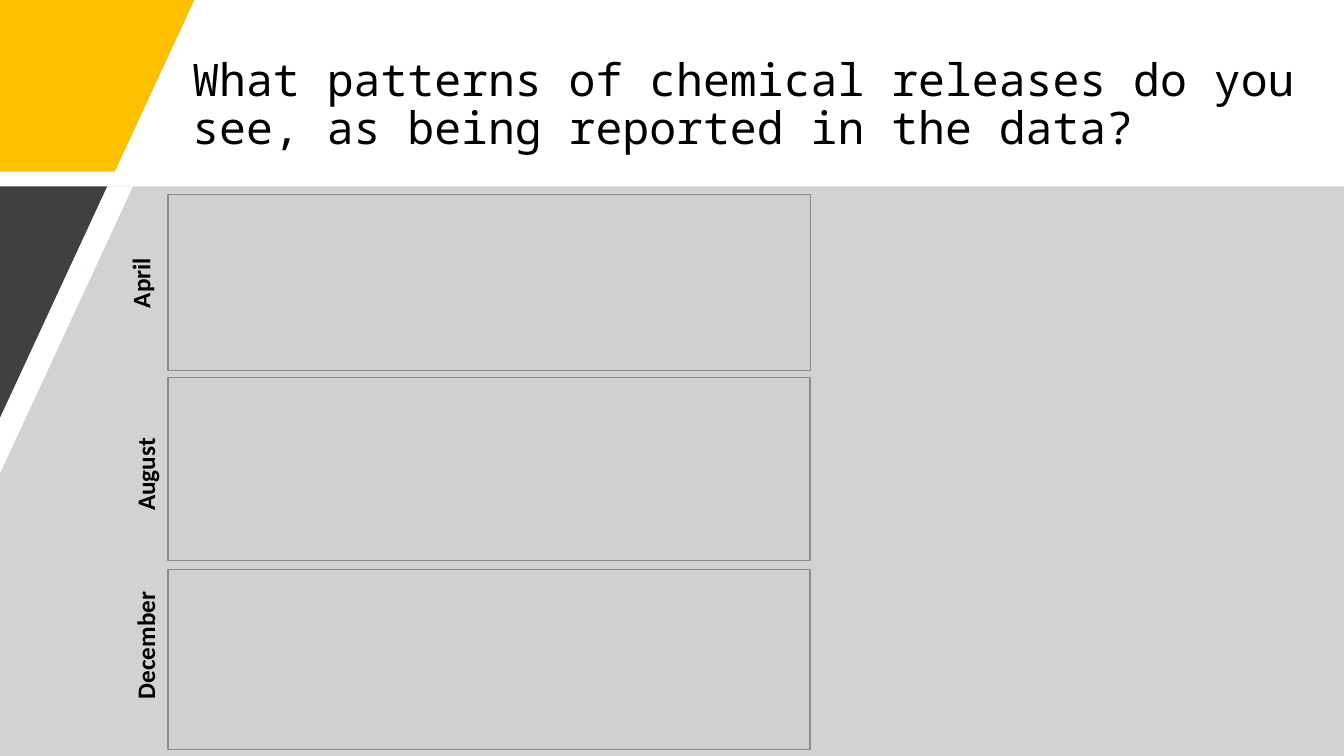
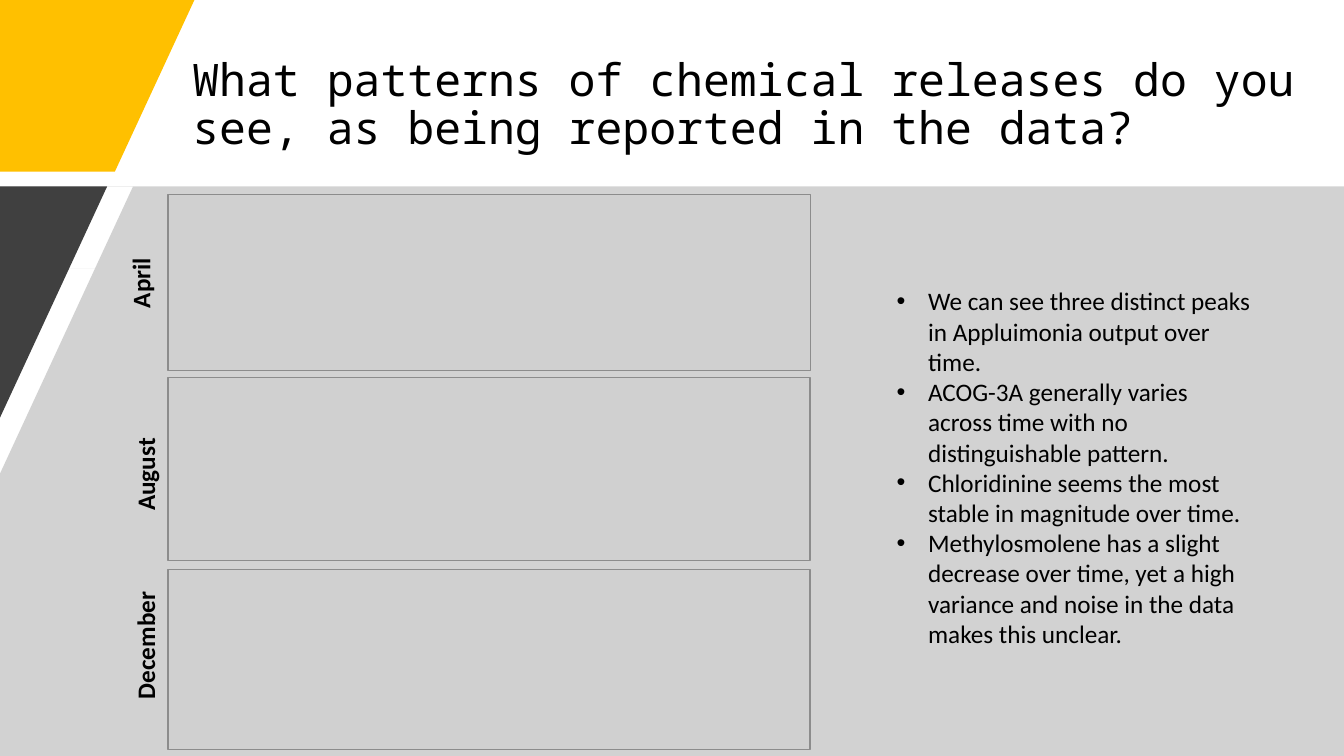
Before and after one commit to j-tice/capstone_final, a slide deck: slide 12 of Capstone Final Project Presentation.pptx (slide 11 before the commit). Drawn at 1344x756 pixels with LibreOffice and Linux fonts; fonts in the diff are those of the drawing; grey boxes stand for pictures. Boxes give left, top, right and bottom in pixels: in the first picture for what was removed or moved away, otherwise in the second. Text is boxed around its words. In the diff, an @@ line names an element or a change of style, - is before the commit and + after.

```diff
--- a/Capstone Final Project Presentation.pptx
+++ b/Capstone Final Project Presentation.pptx
@@ text added at <box>928,292,1250,643</box>, 18 pt, text #000000 @@
+• We can see three distinct peaks in Appluimonia output over time.
+• ACOG-3A generally varies across time with no distinguishable pattern.
+• Chloridinine seems the most stable in magnitude over time.
+• Methylosmolene has a slight decrease over time, yet a high variance and noise in the data makes this unclear.
```
Also in this commit, not shown: 3 other slides changed, 1 slide added.
